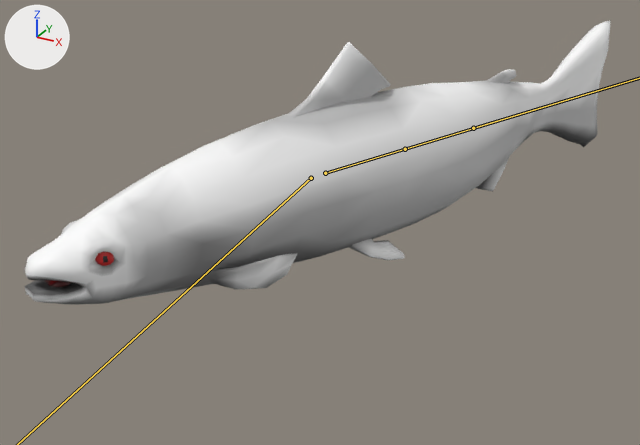
The glTF model assets/models/fish/salmon/salmon.glb as it was, and as the next commit left it.
One viewpoint serves both versions: a camera (50 mm lens) standing at (0.417, -0.773, 0.429) and looking at (-0.027, 0.035, 0.025). The lights are fixed; the arrows at upper left show +X, +Y and +Z. The bones that change are drawn over the model as lines.

Names of what the first picture shows: 'Salmon', 'SalmonEyes', 'SalmonTongue'.
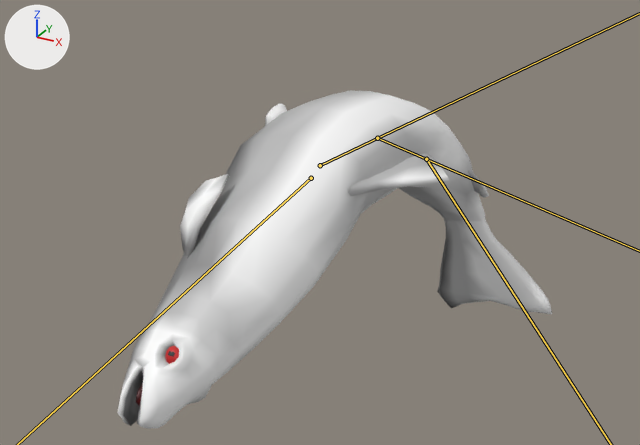
The newer file adds an action. The first version stands in its rest pose; the second is drawn at frame 32 of the action 'dead'.

Boxes (x1, y1, x2, y2) around the edits, measured in the pictures (640 x 445 px):
'Salmon', posed (26% narrower, 19% taller)
    before: (24, 20, 610, 304)
    after: (117, 91, 552, 429)
'SalmonEyes', posed
    before: (95, 251, 114, 266)
    after: (165, 346, 179, 364)
'SalmonTongue', posed
    before: (44, 280, 71, 287)
    after: (136, 384, 143, 406)

What the commit changed:
Bone 'root.x' (bone_root_x) turns from (0, 0, 0) to (90, -65, -110) degrees about its own x, y and z.
Bone 'c_tail_00.x' (bone_c_tail_00_x) turns from (0, 0, 0) to (5, -1, -27) degrees about its own x, y and z.
Bone 'c_tail_01.x' (bone_c_tail_01_x) turns from (0, 0, 0) to (5, -1, -27) degrees about its own x, y and z.
Bone 'c_tail_02.x' (bone_c_tail_02_x) turns from (0, 0, 0) to (5, -1, -27) degrees about its own x, y and z.
